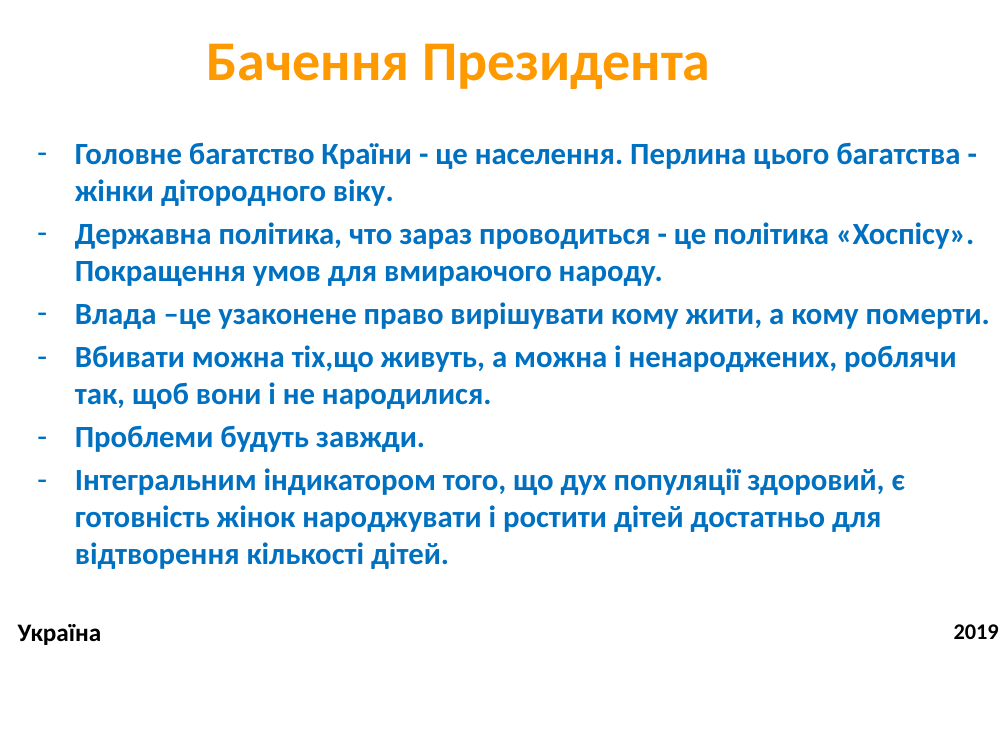
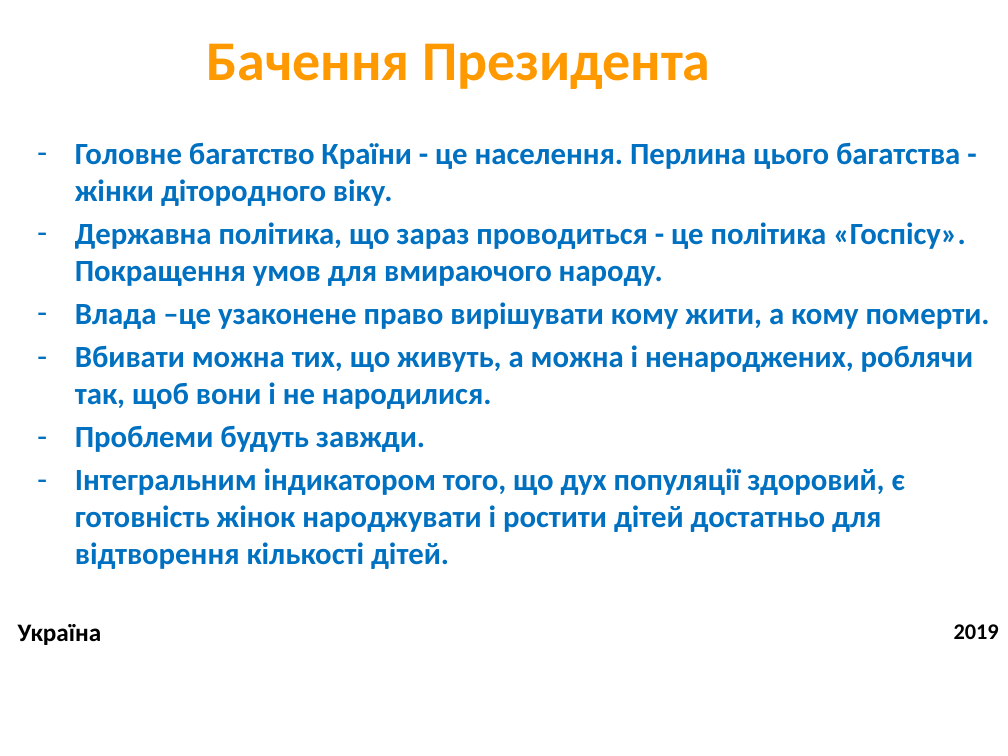
Before and after one commit to lukas1326/UkrViewPresentation, a slide deck: slide 1 of Видение президента_v2.pptx. Drawn at 1008x756 pixels with LibreOffice and Linux fonts; fonts in the diff are those of the drawing; background and template pictures are left out. Boxes give left, top, right and bottom in pixels: in the first picture for what was removed or moved away, otherwise in the second. Text is boxed around its words. In the diff, an @@ line names an element or a change of style, - is before the commit and + after.

```diff
--- a/Видение президента_v2.pptx
+++ b/Видение президента_v2.pptx
@@ text at [75,222,965,286]: text changed @@
-– Державна політика, что зараз проводиться - це політика «Хоспісу». Покращення умов для вмираючого народу.
+– Державна політика, що зараз проводиться - це політика «Госпісу». Покращення умов для вмираючого народу.
@@ text at [75,345,973,409]: text changed @@
-– Вбивати можна тіх,що живуть, а можна і ненароджених, роблячи так, щоб вони і не народилися.
+– Вбивати можна тих, що живуть, а можна і ненароджених, роблячи так, щоб вони і не народилися.
```
Also in this commit, not shown: 1 slide added, 7 other files.
